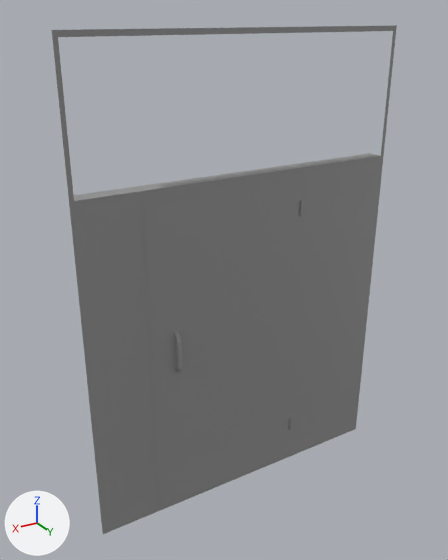
What one commit did to the FBX model p55/entrance/p55-entrance-enter.fbx.
Rendered twice from a camera (50 mm lens) standing at (0.85, 1.33, 2.95) and looking at (-0.93, -1.64, 1.47). Arrows for +X, +Y and +Z are at lower left; the lights stay in place. The picture after the commit comes second. Vertices at exactly the same position are counted once.

Objects in the first picture: 'p55-entrance-enter'.
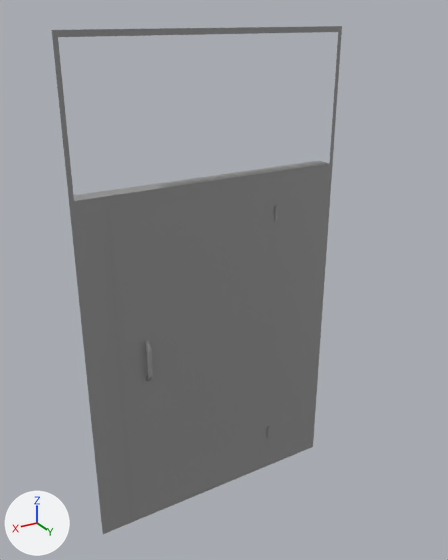
The edits, one by one:
me_cube_017 is used by ob_p55_entrance_enter; location (0.0, 0.0, 0.0).
Before the commit, vertices of me_cube_017: 2 (-2.06, -1.55, 2.89) at pixel (396, 25), 3 (-2.06, -1.55, 0.0) at pixel (355, 428), 6 (-2.03, -1.65, 2.12) at pixel (369, 153), 7 (-2.03, -1.65, 2.86) at pixel (381, 30), 8 (-2.03, -1.55, 2.12) at pixel (380, 155).
Before the commit, vertices of me_cube_017: 9 (-2.03, -1.55, 2.86) at pixel (393, 30), 12 (-2.06, -1.55, 2.12) at pixel (383, 155).
me_cube_017 had 122 vertices, 89 faces and spanned x -2.06..0.0, y -1.65..-1.5, z 0.0..2.89.
me_cube_017 now has 122 vertices, 89 faces and spans x -1.64..0.0, y -1.65..-1.5, z 0.0..2.89.
me_cube_017 part 1: the loose piece of 4 vertices spanning x -1.4..-0.38, y -1.55, z 0.04..2.06 is moved by (0.19, 0.0, 0.0).
me_cube_017 part 2: the loose piece of 16 vertices spanning x -1.42..-1.4, y -1.55..-1.53, z 1.83..1.91 is moved by (0.19, 0.0, 0.0).
Part 3, on me_cube_017:
Vertices 2, 3, 6 to 9, 12 of me_cube_017 move by (0.42, 0.0, 0.0).
Other edits to the shape of me_cube_017 do not show in these pictures.

Boxes [x1, y1, x2, y2] around the edits, measured in the pictures (448 x 560 px; the box of a moved part takes in the faces that stretch with it):
'p55-entrance-enter', reshaped (16% narrower)
    before: [52, 25, 397, 534]
    after: [52, 26, 342, 534]
part 1 of me_cube_017, moved or reshaped
    before: [143, 177, 301, 507]
    after: [108, 181, 275, 518]
part 2 of me_cube_017, moved or reshaped
    before: [299, 201, 303, 216]
    after: [274, 205, 277, 221]
part 3 of me_cube_017, moved or reshaped
    before: [141, 25, 397, 448]
    after: [277, 26, 342, 448]
